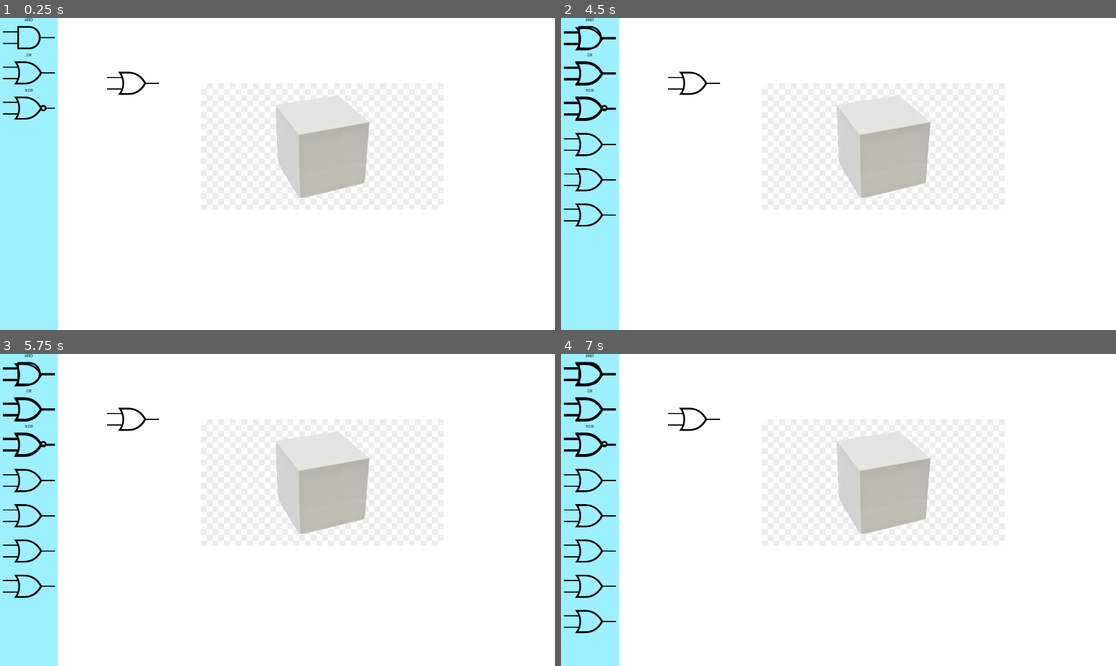
Above: before the commit, frames 1-4 (two rows, left to right).
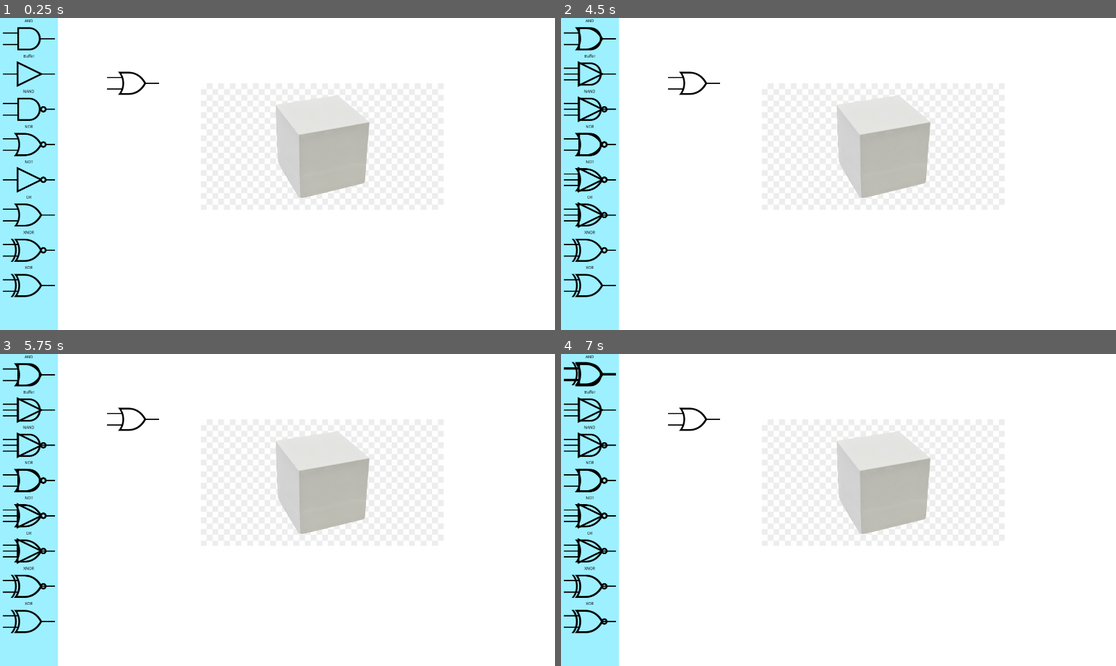
Above: after the commit, the same moments.

Repository: sleep-walkerr/CircuitCanvas
Game: Godot game, scene res://MainScene.tscn
The game is run twice, just before and just after one commit, with the same random seed, the same clock (stepped at 60 frames per second) and the same inputs.
Inputs (mouse positions are in pixels of both pictures, inside the frame that each line leads up to):
- Up to frame 1 (0.25 s): no input
- Up to frame 2 (4.5 s): click (588, 39) at 0.52 s; click (588, 74) at 1.27 s; click (588, 108) at 2.02 s; click (588, 145) at 2.77 s; click (588, 180) at 3.52 s; click (588, 214) at 4.27 s
- Up to frame 3 (5.75 s): click (27, 584) at 5.02 s
- Up to frame 4 (7 s): click (588, 622) at 5.77 s; click (588, 372) at 6.52 s

The runs differ from the first frame. In frame 1, 1.5% of the frame differs, in the area x 0-11%, y 0-90%; in frame 2, 1.3%; in frame 3, 1.2%; in frame 4, 1.1%.

Commit message:
Completed scuffed selection GUI. Type sent is directly tethered to button creation.

Diff:
--- a/GUI/GUI.tscn
+++ b/GUI/GUI.tscn
@@ -18,5 +18,8 @@
 margin_bottom = 1080.0
 mouse_filter = 2
 
+[node name="TextureButton" type="TextureButton" parent="VBoxContainer"]
+margin_right = 288.0
+
 [node name="CanvasLayer" type="CanvasLayer" parent="."]
 follow_viewport_enable = true
--- a/GUI/GUIScript.gd
+++ b/GUI/GUIScript.gd
@@ -1,5 +1,5 @@
 extends MarginContainer
-var typeList = ['AND', 'OR', 'NOR']
+var typeList = ['AND', 'Buffer', 'NAND', 'NOR', 'NOT', 'OR', 'XNOR', 'XOR']
 
 # Declare member variables here. Examples:
 # var a = 2
@@ -21,7 +21,8 @@
 		currentGateTextureButton.texture_normal = load("res://Gate/" + gateType + ".png")
 		$VBoxContainer.add_child(currentGateTextureButton)
 
-
+		#now manually add trigger
+		currentGateTextureButton.connect("pressed", get_node("/root/Node2D"), "SetSelectedGate", [gateType])
 
 
 # Called every frame. 'delta' is the elapsed time since the previous frame.
--- a/MainScene.gd
+++ b/MainScene.gd
@@ -79,7 +79,8 @@
 
 
 
-
+func SetSelectedGate(gateTypeIn):
+	selectedGate = gateTypeIn
 
 
 
